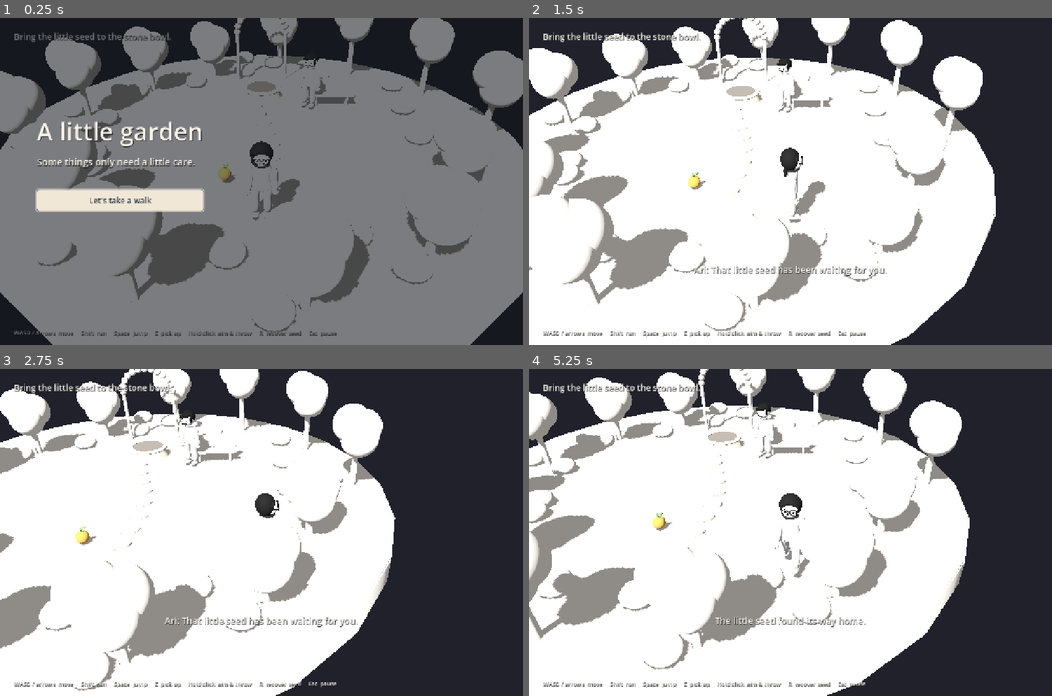
Above: before the commit, frames 1-4 (two rows, left to right).
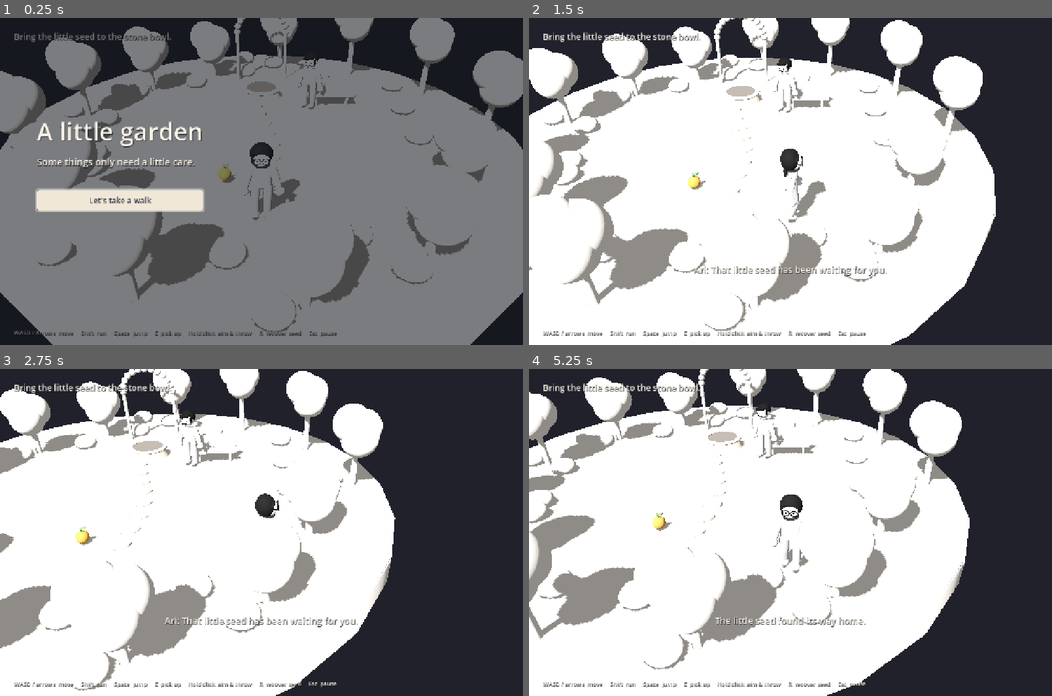
Above: after the commit, the same moments.

Repository: DancingPumpkin65/little-garden
Game: Godot game, scene res://main.tscn
The game is run twice, just before and just after one commit, with the same random seed, the same clock (stepped at 60 frames per second) and the same inputs.
Inputs (mouse positions are in pixels of both pictures, inside the frame that each line leads up to):
- Up to frame 1 (0.25 s): no input
- Up to frame 2 (1.5 s): tap Enter at 0.5 s; move the mouse to (905, 165) at 0.52 s; hold D 0.53-1.25 s; tap E at 0.6 s; click (905, 165) at 0.67 s; tap Space at 0.77 s; drag from (685, 197) to (764, 246) at 1.27 s
- Up to frame 3 (2.75 s): move the mouse to (313, 460) at 2.02 s; hold D from 2.03 s (still down); hold Shift from 2.03 s (still down)
- Up to frame 4 (5.25 s): release D at 2.75 s; release Shift at 2.75 s; drag from (764, 597) to (633, 483) at 2.77 s; move the mouse to (947, 581) at 3.52 s; hold A 3.53-4.25 s; tap R at 3.6 s; tap Space at 3.77 s; drag from (633, 483) to (712, 450) at 4.27 s; move the mouse to (816, 532) at 5.02 s; hold S from 5.03 s (still down); tap E at 5.1 s; click (816, 532) at 5.17 s

The runs differ from the first frame. In frame 1, 0.2% of the frame differs, in the area x 46-63%, y 15-60%; in frame 2, 0.2%; in frame 3, 0.1%; in frame 4, 0.4%, in the area x 43-54%, y 16-65%.

Commit message:
Fix nonmonotonic limb taper and synchronize knee recovery with gait

Diff:
--- a/scripts/character.gd
+++ b/scripts/character.gd
@@ -12,6 +12,7 @@
 var arm_rigs: Array[Skeleton3D] = []
 var leg_rigs: Array[Skeleton3D] = []
 var gait := 0.0
+var stride_blend := 0.0
 var carrying := false
 var drive := Vector3.ZERO
 var jump_requested := false
@@ -32,9 +33,8 @@
 	var coat := Shapes.material(Color("d6d6d6"))
 	var trouser := Shapes.material(Color("cecece"))
 	var boots := Shapes.material(Color("c8c8c8"))
-	# The torso has a shoulder line, waist and hem; the hip is a separate volume.
-	Shapes.profile(visual, [Vector3(1.17, 0.01, 0.01), Vector3(1.18, 0.37, 0.22), Vector3(1.20, 0.37, 0.22), Vector3(1.34, 0.34, 0.22), Vector3(1.52, 0.30, 0.20), Vector3(1.72, 0.30, 0.20), Vector3(1.88, 0.35, 0.20), Vector3(1.98, 0.29, 0.17), Vector3(2.02, 0.13, 0.12)], coat)
-	Shapes.profile(visual, [Vector3(1.12, 0.22, 0.15), Vector3(1.25, 0.29, 0.18), Vector3(1.35, 0.25, 0.16)], trouser)
+	# A quiet torso silhouette and steadily tapered limbs match the reference body.
+	Shapes.profile(visual, [Vector3(1.26, 0.01, 0.01), Vector3(1.26, 0.34, 0.22), Vector3(1.28, 0.34, 0.22), Vector3(1.34, 0.34, 0.22), Vector3(1.52, 0.34, 0.22), Vector3(1.72, 0.34, 0.21), Vector3(1.88, 0.35, 0.20), Vector3(1.98, 0.29, 0.17), Vector3(2.02, 0.13, 0.12)], coat)
 	Shapes.cylinder(visual, Vector3(0, 2.06, 0), 0.105, 0.18, skin)
 	visual.add_child(head)
 	head.position.y = 2.39
@@ -65,27 +65,27 @@
 		var side: float = pair[1]
 		visual.add_child(arm)
 		arm.position = Vector3(side * 0.35, 1.91, 0)
-		var arm_mesh := Shapes.profile(arm, [Vector3(-0.88, 0.01, 0.01), Vector3(-0.84, 0.105, 0.105), Vector3(-0.68, 0.125, 0.12), Vector3(-0.54, 0.135, 0.125), Vector3(-0.45, 0.13, 0.13), Vector3(-0.38, 0.135, 0.13), Vector3(-0.24, 0.15, 0.14), Vector3(-0.08, 0.155, 0.145), Vector3(0.04, 0.03, 0.03)], coat, 0.43)
+		var arm_mesh := Shapes.profile(arm, [Vector3(-0.88, 0.10, 0.10), Vector3(-0.84, 0.112, 0.11), Vector3(-0.68, 0.12, 0.117), Vector3(-0.54, 0.127, 0.123), Vector3(-0.45, 0.132, 0.127), Vector3(-0.38, 0.136, 0.13), Vector3(-0.24, 0.143, 0.136), Vector3(-0.08, 0.151, 0.143), Vector3(0.04, 0.155, 0.146)], coat, 0.43)
 		arm_rigs.append(arm_mesh.get_node(arm_mesh.skeleton) as Skeleton3D)
 		var elbow := Node3D.new()
 		arm.add_child(elbow)
 		elbow.position.y = -0.43
 		elbows.append(elbow)
-		Shapes.sphere(elbow, Vector3(0, -0.44, 0.015), Vector3(0.25, 0.26, 0.23), skin)
+		Shapes.sphere(elbow, Vector3(0, -0.44, 0.015), Vector3(0.36, 0.29, 0.32), skin)
 	for pair in [[left_leg, -1.0], [right_leg, 1.0]]:
 		var leg: Node3D = pair[0]
 		var side: float = pair[1]
 		visual.add_child(leg)
 		leg.position = Vector3(side * 0.21, 1.27, 0)
-		var leg_mesh := Shapes.profile(leg, [Vector3(-1.10, 0.04, 0.04), Vector3(-1.06, 0.115, 0.12), Vector3(-0.90, 0.135, 0.14), Vector3(-0.75, 0.15, 0.15), Vector3(-0.62, 0.14, 0.145), Vector3(-0.54, 0.135, 0.145), Vector3(-0.46, 0.14, 0.15), Vector3(-0.30, 0.16, 0.17), Vector3(-0.10, 0.17, 0.18), Vector3(0.03, 0.115, 0.13), Vector3(0.08, 0.01, 0.01)], trouser, 0.55)
+		var leg_mesh := Shapes.profile(leg, [Vector3(-1.10, 0.122, 0.13), Vector3(-1.06, 0.126, 0.134), Vector3(-0.90, 0.134, 0.142), Vector3(-0.75, 0.142, 0.15), Vector3(-0.62, 0.149, 0.157), Vector3(-0.54, 0.153, 0.161), Vector3(-0.46, 0.157, 0.165), Vector3(-0.30, 0.165, 0.173), Vector3(-0.10, 0.175, 0.183), Vector3(0.03, 0.18, 0.188), Vector3(0.08, 0.18, 0.188)], trouser, 0.55)
 		leg_rigs.append(leg_mesh.get_node(leg_mesh.skeleton) as Skeleton3D)
 		var knee := Node3D.new()
 		leg.add_child(knee)
 		knee.position.y = -0.55
 		knees.append(knee)
 		Shapes.sphere(knee, Vector3(0, -0.6, 0.065), Vector3(0.29, 0.21, 0.46), boots)
-	left_arm.rotation.z = -0.12
-	right_arm.rotation.z = 0.12
+	left_arm.rotation.z = -0.28
+	right_arm.rotation.z = 0.28
 
 func build_glasses(frame_material: Material) -> void:
 	for side in [-1.0, 1.0]:
@@ -132,23 +132,32 @@
 	var planar_speed := Vector2(velocity.x, velocity.z).length()
 	if planar_speed > 0.1:
 		visual.rotation.y = lerp_angle(visual.rotation.y, atan2(velocity.x, velocity.z), delta * 12)
-	gait += delta * (planar_speed * 3.7 + 1)
-	var stride := clampf(planar_speed / 4.0, 0, 1)
-	left_leg.rotation.x = sin(gait) * 0.6 * stride
-	right_leg.rotation.x = -sin(gait) * 0.6 * stride
-	knees[0].rotation.x = maxf(0, -cos(gait)) * 0.8 * stride
-	knees[1].rotation.x = maxf(0, cos(gait)) * 0.8 * stride
-	for elbow in elbows:
-		elbow.rotation.x = lerpf(elbow.rotation.x, -0.6 if carrying else -0.12 - stride * 0.15, delta * 12)
+	# Advance by distance, so footsteps slow with the controller instead of sliding.
+	stride_blend = lerpf(stride_blend, clampf(planar_speed / 3.5, 0, 1), 1.0 - exp(-delta * 10))
+	gait += planar_speed * delta * TAU / (2.8 if sprint else 2.3)
+	animate_pose(delta, stride_blend, is_on_floor())
+
+# The knee folds during recovery, half a cycle apart for the two legs.
+func animate_pose(delta: float, stride: float, grounded: bool = true) -> void:
+	var blend := 1.0 - exp(-delta * 14)
+	var amplitude := 0.65 if sprint else 0.48
 	for i in range(2):
+		var phase := gait + i * PI
+		var leg := left_leg if i == 0 else right_leg
+		var hip := -cos(phase) * amplitude * stride if grounded else -0.18
+		var knee := pow(maxf(0, -sin(phase)), 1.5) * (1.05 if sprint else 0.7) * stride if grounded else 0.5
+		leg.rotation.x = lerpf(leg.rotation.x, hip, blend)
+		knees[i].rotation.x = lerpf(knees[i].rotation.x, knee, blend)
 		leg_rigs[i].set_bone_pose_rotation(1, Quaternion(Vector3.RIGHT, knees[i].rotation.x))
+		elbows[i].rotation.x = lerpf(elbows[i].rotation.x, -0.6 if carrying else -0.16 - stride * 0.12, blend)
 		arm_rigs[i].set_bone_pose_rotation(1, Quaternion(Vector3.RIGHT, elbows[i].rotation.x))
-	left_arm.rotation.x = lerpf(left_arm.rotation.x, -0.95 if carrying else -sin(gait) * 0.5 * stride, delta * 14)
-	right_arm.rotation.x = lerpf(right_arm.rotation.x, -0.95 if carrying else sin(gait) * 0.5 * stride, delta * 14)
-	left_arm.rotation.z = -0.13 if carrying else -0.12
-	right_arm.rotation.z = 0.13 if carrying else 0.12
-	visual.position.y = absf(sin(gait)) * 0.06 * stride + sin(Time.get_ticks_msec() * 0.002) * 0.012
-	head.rotation.z = sin(gait * 0.5) * 0.015
+	left_arm.rotation.x = lerpf(left_arm.rotation.x, -0.95 if carrying else cos(gait) * 0.38 * stride, blend)
+	right_arm.rotation.x = lerpf(right_arm.rotation.x, -0.95 if carrying else -cos(gait) * 0.38 * stride, blend)
+	left_arm.rotation.z = -0.13 if carrying else -0.28
+	right_arm.rotation.z = 0.13 if carrying else 0.28
+	visual.position.y = lerpf(visual.position.y, (1.0 - cos(gait * 2)) * 0.018 * stride if grounded else 0.0, blend)
+	visual.rotation.z = lerpf(visual.rotation.z, sin(gait) * 0.018 * stride, blend)
+	head.rotation.z = sin(gait) * 0.01 * stride
 
 func facing() -> Vector3:
 	return Vector3(sin(visual.rotation.y), 0, cos(visual.rotation.y))
--- a/scripts/game.gd
+++ b/scripts/game.gd
@@ -25,6 +25,7 @@
 var testing := false
 var test_tick := 0
 var screenshot_mode := ""
+var capturing := false
 var pause := false
 var seed_home := Vector3(-1.4, 0.7, 3.7)
 
@@ -263,9 +264,9 @@
 	update_hud()
 	update_aim()
 	if testing: self_test()
-	if not screenshot_mode.is_empty() and elapsed > 1.5:
+	if not screenshot_mode.is_empty() and not capturing and elapsed > 1.5:
+		capturing = true
 		capture.call_deferred(screenshot_mode)
-		screenshot_mode = ""
 
 func update_hud() -> void:
 	hud.prompt.text = ""
@@ -287,14 +288,17 @@
 			if dot.position.y < 0.1: dot.visible = false
 
 func capture(view: String) -> void:
+	if view == "characters-motion":
+		player.set_physics_process(false)
+		for frame in range(24):
+			player.gait = frame * TAU / 24
+			player.animate_pose(1.0, 1.0)
+			await RenderingServer.frame_post_draw
+			get_viewport().get_texture().get_image().save_png("res://artifacts/stride-%s.png" % frame)
 	if view == "characters-walk":
-		player.left_leg.rotation.x = -0.4
-		player.right_leg.rotation.x = 0.4
-		player.knees[0].rotation.x = 0.65
-		player.leg_rigs[0].set_bone_pose_rotation(1, Quaternion(Vector3.RIGHT, 0.65))
-		player.elbows[0].rotation.x = -0.45
-		player.arm_rigs[0].set_bone_pose_rotation(1, Quaternion(Vector3.RIGHT, -0.45))
 		player.set_physics_process(false)
+		player.gait = PI * 1.5
+		player.animate_pose(1.0, 1.0)
 	await RenderingServer.frame_post_draw
 	var path := "res://artifacts/" + view + ".png"
 	get_viewport().get_texture().get_image().save_png(path)
--- /dev/null
+++ b/tests/character_shape.gd
@@ -0,0 +1,31 @@
+extends SceneTree
+
+func _initialize() -> void:
+	check.call_deferred()
+
+func check() -> void:
+	var character := GardenCharacter.new()
+	root.add_child(character)
+	for limb in [character.left_leg, character.left_arm]:
+		var instance := limb.get_child(0) as MeshInstance3D
+		var vertices: PackedVector3Array = instance.mesh.surface_get_arrays(0)[Mesh.ARRAY_VERTEX]
+		var radii: Dictionary[float, Vector2] = {}
+		for vertex in vertices:
+			var height := snappedf(vertex.y, 0.001)
+			var radius := Vector2(absf(vertex.x), absf(vertex.z))
+			radii[height] = radii.get(height, Vector2.ZERO).max(radius)
+		var heights := radii.keys()
+		heights.sort()
+		for i in range(1, heights.size()):
+			assert(radii[heights[i]].x >= radii[heights[i - 1]].x - 0.001, "limb width must taper steadily from hip/shoulder to ankle/wrist")
+			assert(radii[heights[i]].y >= radii[heights[i - 1]].y - 0.001, "limb depth must taper steadily")
+	character.gait = PI * 0.5
+	character.animate_pose(1.0, 1.0)
+	assert(character.knees[0].rotation.x < 0.01 and character.knees[1].rotation.x > 0.65, "only the recovering knee folds")
+	character.gait += PI
+	character.animate_pose(1.0, 1.0)
+	assert(character.knees[1].rotation.x < 0.01 and character.knees[0].rotation.x > 0.65, "recovery alternates between legs")
+	character.animate_pose(1.0, 0.0)
+	assert(absf(character.left_leg.rotation.x) < 0.01 and character.knees[0].rotation.x < 0.01, "stopping returns to a straight resting pose")
+	print("CHARACTER_TEST_PASS mesh taper, alternating recovery knees and resting pose")
+	quit()
